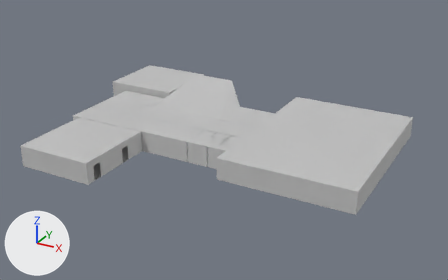
Renders of the FBX model Testing first personn/Assets/Props And Game Assets/Lewis' Models/Level2/Assets/Assets/Level3.fbx from each side of a commit.
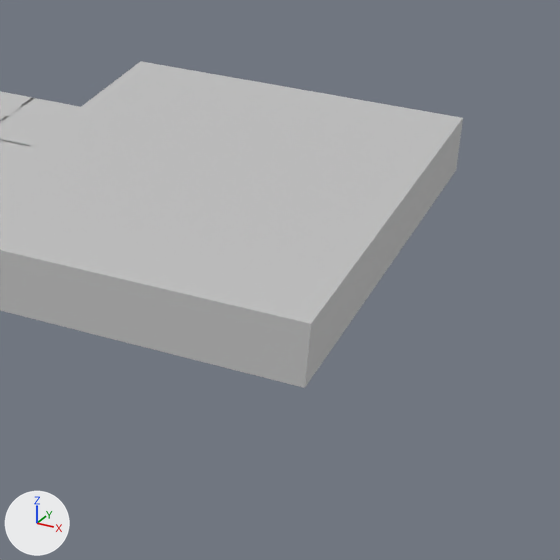
There are two pictures of each version: one whole from a 50 mm camera at (47.0, -62.6, 35.9) aimed at (9.7, 5.2, 2.0), one close up on the part from 55% to 100% of the width and 27% to 99% of the height. The lights are fixed; the arrows at lower left show +X, +Y and +Z. Where no turn or scale is listed for an object, it has been applied to the vertices. Vertices at the same position are counted once.
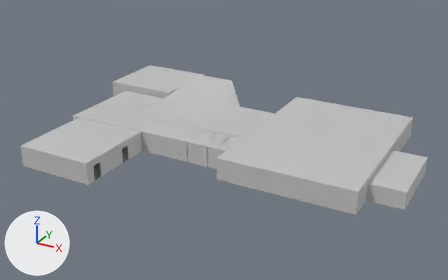
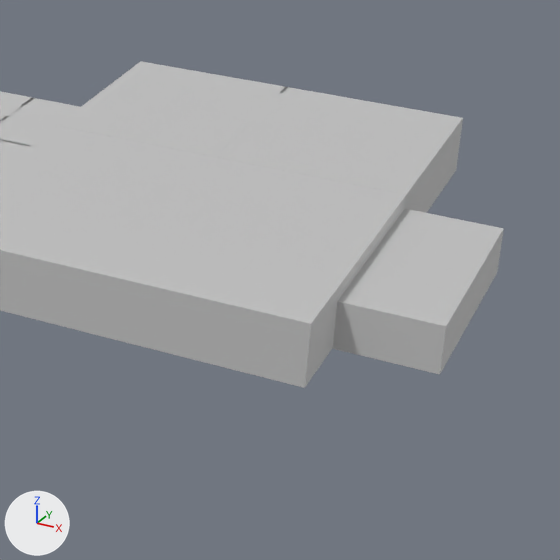
Commit message: Added extra walls

What the commit changed:
me_mesh is used by ob_pcube30; location (0.53, 5.86, 1.87).
me_mesh had 1583 vertices, 1437 faces and spanned x -15.5..30.3, y -8.7..17.2, z -1.9..3.0.
me_mesh now has 1869 vertices, 1709 faces and spans x -15.5..34.8, y -8.7..17.2, z -1.9..3.0.
me_mesh part 1: 286 vertices added at x 12.5..34.8, y -8.7..16.5, z -1.5..1.5.

Pixel boxes (x1, y1, x2, y2) of what changed, in the close-ups (560 x 560 px):
'pCube30', reshaped
    before: (0, 61, 463, 388)
    after: (0, 61, 504, 388)
part 1 of me_mesh, added
    after: (0, 61, 504, 388)
